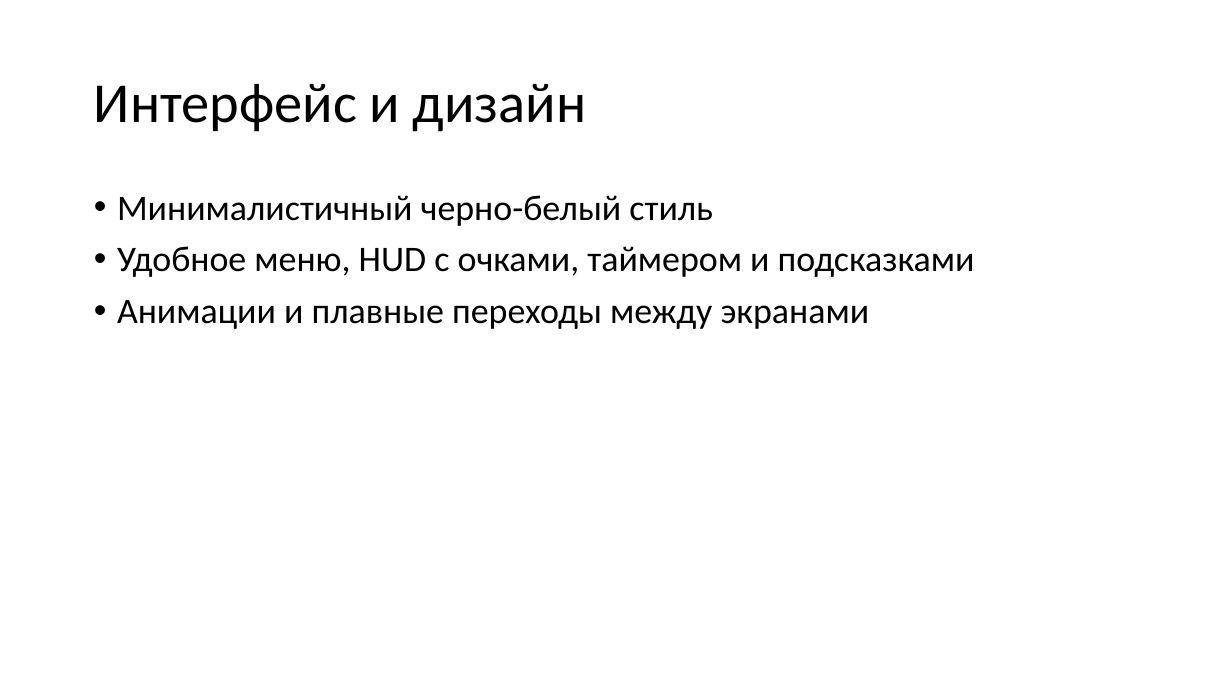
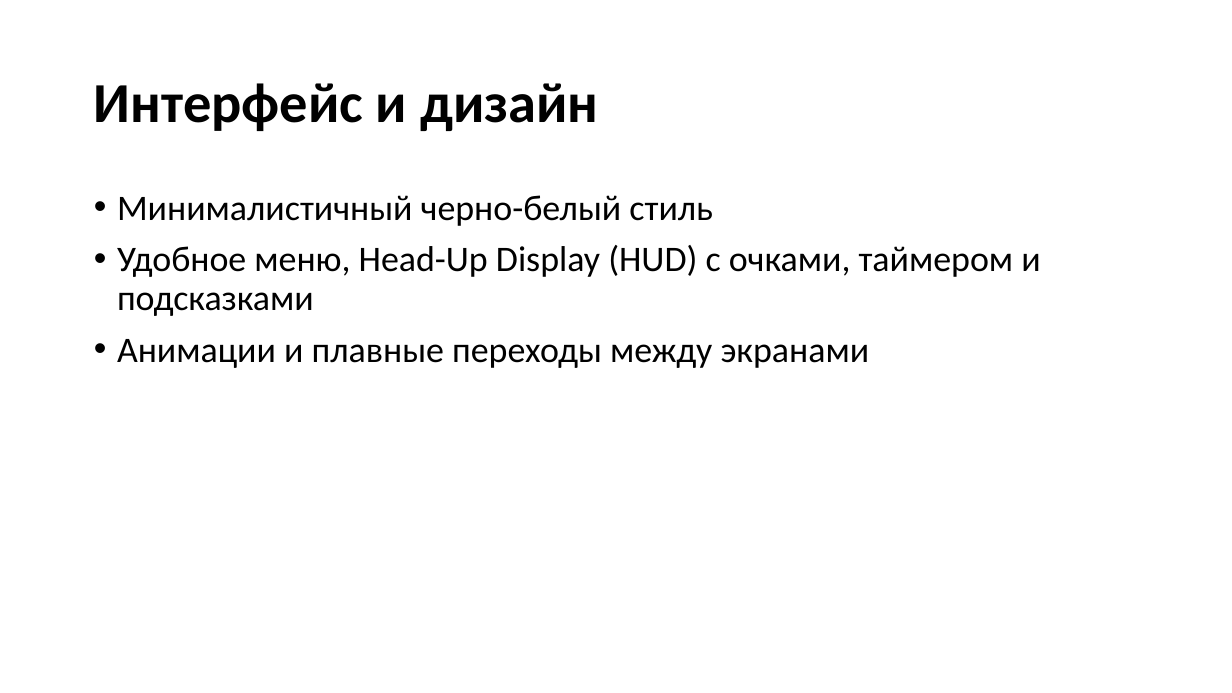
Before and after one commit to truwsfff/FOX, a slide deck: slide 8 of documents/Презентация FOX.pptx. Drawn at 1232x693 pixels with LibreOffice and Linux fonts; fonts in the diff are those of the drawing. Boxes give left, top, right and bottom in pixels: in the first picture for what was removed or moved away, otherwise in the second. Text is boxed around its words. In the diff, an @@ line names an element or a change of style, - is before the commit and + after.

```diff
--- a/documents/Презентация FOX.pptx
+++ b/documents/Презентация FOX.pptx
@@ title "Интерфейс и дизайн" at bbox=[94, 83, 598, 131]: bold on @@
@@ text at bbox=[117, 245, 1040, 316]: text changed @@
-• Удобное меню, HUD с очками, таймером и подсказками
+• Удобное меню, Head-Up Display (HUD) с очками, таймером и подсказками
```
Also in this commit, not shown: 8 other slides changed.
